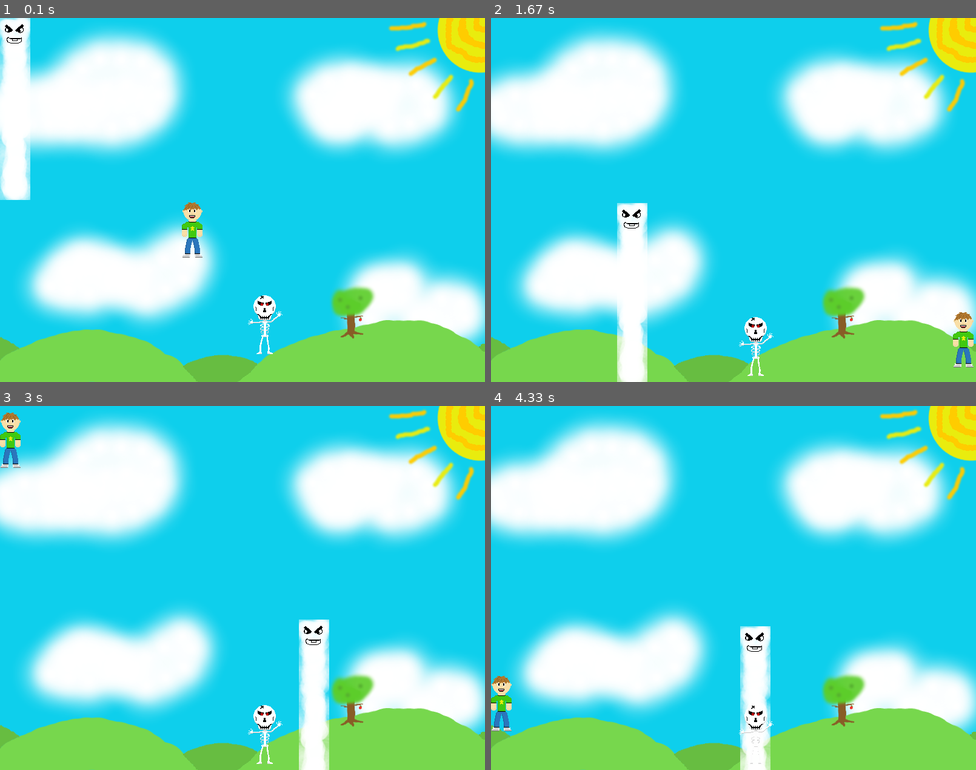
Above: before the commit, frames 1-4 (two rows, left to right).
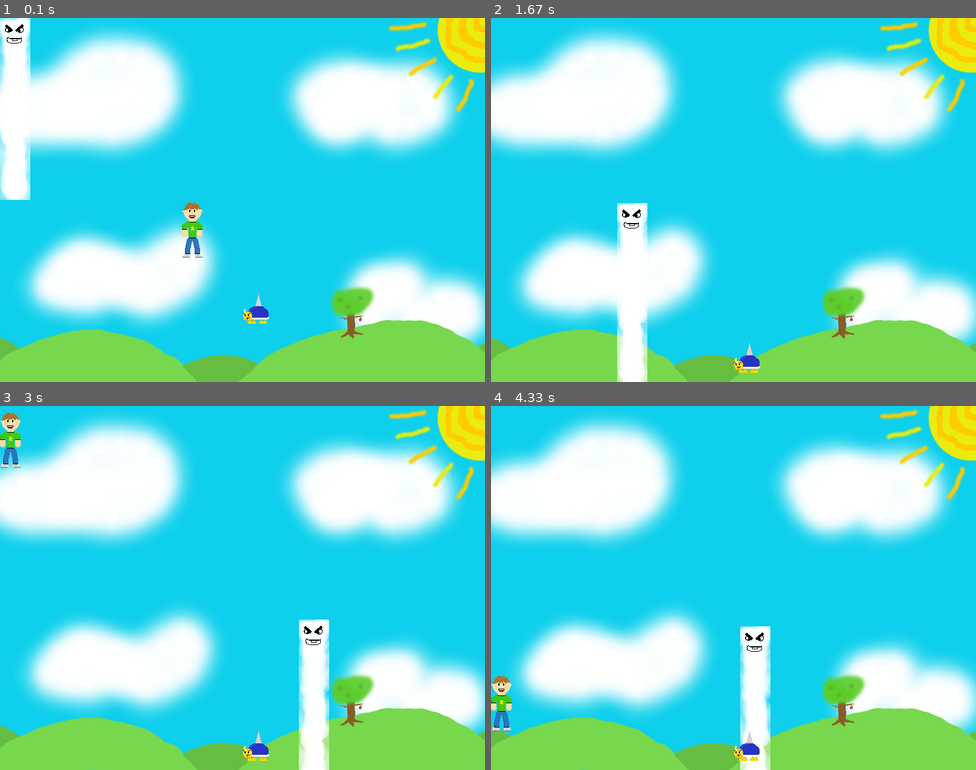
Above: after the commit, the same moments.

Repository: joguri/JoshuaPygame
Game: pygame game, started from lesson_6.py
Same seed, same stepped clock (60 frames per second), same inputs: the game is played once before the commit and once after it.
Inputs (mouse positions are in pixels of both pictures, inside the frame that each line leads up to):
- Up to frame 1 (0.1 s): no input
- Up to frame 2 (1.67 s): hold Right 0.33-0.8 s; click (714, 214) at 0.88 s; click (733, 221) at 1.22 s; hold Up from 1.5 s (still down); click (617, 203) at 1.58 s
- Up to frame 3 (3 s): release Up at 1.8 s; hold Right 1.83-2.3 s; click (92, 533) at 1.92 s; hold R 2.33-2.87 s; hold Left 2.33-2.87 s; click (315, 460) at 2.42 s; hold Left from 2.9 s (still down); click (300, 620) at 2.98 s
- Up to frame 4 (4.33 s): release Left at 3.43 s; hold Down 3.47-3.77 s; click (743, 464) at 3.55 s; hold Left 3.8-4.2 s; click (558, 577) at 3.88 s; hold Up from 4.23 s (still down); click (738, 624) at 4.32 s

The runs differ from the first frame. In frame 1, 0.4% of the frame differs, in the area x 50-59%, y 75-93%; in frame 2, 1.0%, in the area x 50-100%, y 80-99%; in frame 3, 0.6%; in frame 4, 0.3%.

Commit message:
Additions, music, sound

Diff:
--- a/item.py
+++ b/item.py
@@ -2,7 +2,9 @@
 
 pygame.mixer.init()
 smack = pygame.mixer.Sound("Smack.ogg")
-
+dead = pygame.mixer.Sound("dead.ogg")
+music = pygame.mixer.Sound("music.ogg")
+over = pygame.mixer.Sound("over.ogg")
 class Item:
     def __init__ (self,fileName):
         self.img=pygame.image.load(fileName)
@@ -12,6 +14,7 @@
         self.inAir=True
         self.container=None
         self.visible=True
+
 
     def stop (self):
         self.xSpeed=0
@@ -32,9 +35,12 @@
     def __init__(self, fileName):
         Item.__init__(self, fileName)
         self.wall = None
+        self.enemy=None
+
+
 
     def jump (self):
-        self.ySpeed=-10
+        self.ySpeed=-15
         self.inAir=True
 
     def update(self, screen):
@@ -42,6 +48,12 @@
         self.moveIn(self.container,self.xSpeed,self.ySpeed)
 
     def moveIn (self,container,x,y):
+        if self.enemy and self.enemy.rec.colliderect(self.rec):
+            self.visible=False
+            music.stop()
+            over.play()
+            dead.play()
+
         if container and container.rec.contains(self.rec):
             self.rec.move_ip( [x,y] )
             if  not container.rec.contains(self.rec):
--- a/lesson_6.py
+++ b/lesson_6.py
@@ -13,10 +13,13 @@
 bob.update(screen)
 bob.container=bg
 
-sheller = Character("skeleton.png")
+music.play()
+
+sheller = Character("sheller.png")
 sheller.place(400, 400)
 sheller.update(screen)
 sheller.container=bg
+bob.enemy=sheller
 
 wall = Item("Blocking_cloud.png")
 
@@ -55,6 +58,8 @@
 			mouseClicked()
 		if event.type==pygame.KEYDOWN and event.key == pygame.K_v:
 			bob.visible=False
+		if event.type==pygame.KEYDOWN and event.key == pygame.K_r:
+			bob.visible=True
 
 	processTick()
 	pygame.time.delay(10)
Not shown, added: Blach.aup
Not shown, added: Blach_data/b00003.au
Not shown, added: Blach_data/b00005.au
Not shown, added: Blach_data/b00007.au
Not shown, added: Blach_data/b00009.au
Not shown, added: Dead.ogg
Not shown, added: gameover.aup
Not shown, added: gameover_data/b00007.au
Not shown, added: gameover_data/b00009.au
Not shown, added: gameover_data/b00011.au
Not shown, added: gameover_data/b00013.au
Not shown, changed: item.pyc
(and 37 more such lines)
